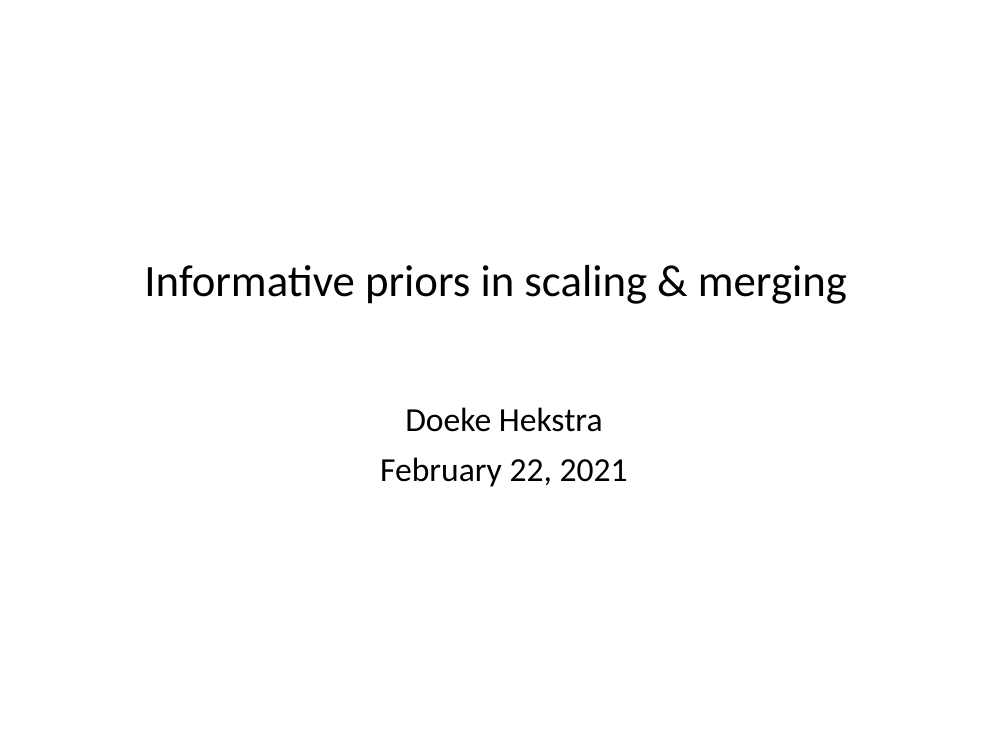
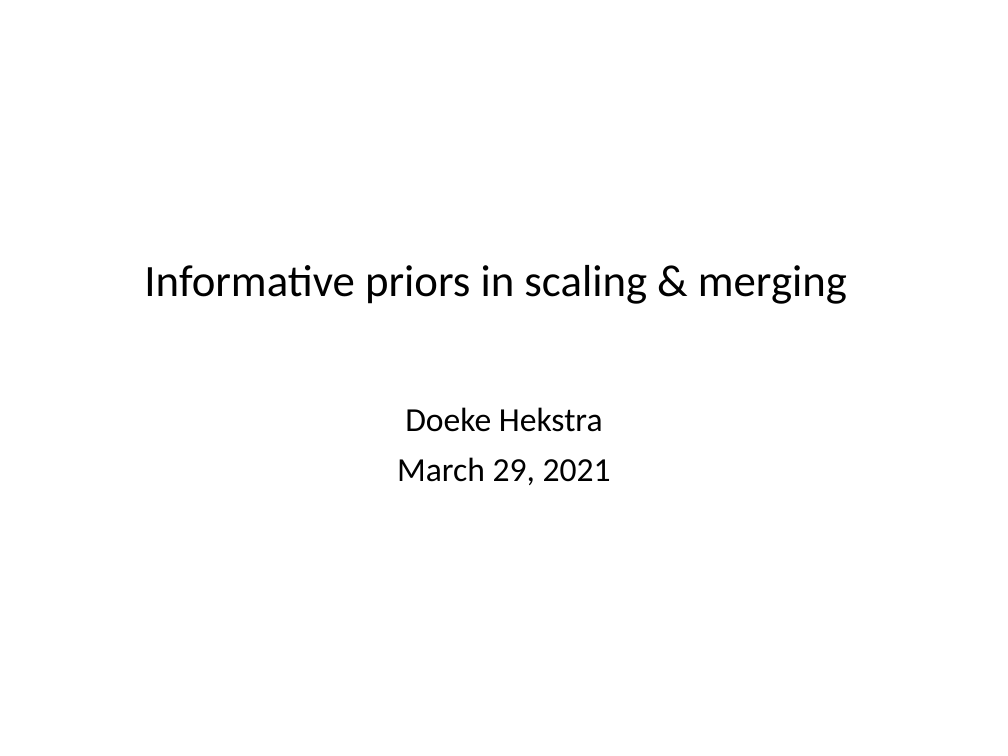
Before and after one commit to Hekstra-Lab/dw, a slide deck: slide 1 of Summary_of_findings_DH_20210218.pptx (slide 2 before the commit). Drawn at 1008x756 pixels with LibreOffice and Linux fonts; fonts in the diff are those of the drawing. Boxes give left, top, right and bottom in pixels: in the first picture for what was removed or moved away, otherwise in the second. Text is boxed around its words. In the diff, an @@ line names an element or a change of style, - is before the commit and + after.

```diff
--- a/Summary_of_findings_DH_20210218.pptx
+++ b/Summary_of_findings_DH_20210218.pptx
@@ subtitle at <box>397,457,611,485</box>: text changed @@
-February 22, 2021
+March 29, 2021
```
Also in this commit, not shown: 17 other slides changed, 49 slides added, 7 slides removed, 15 other files.
